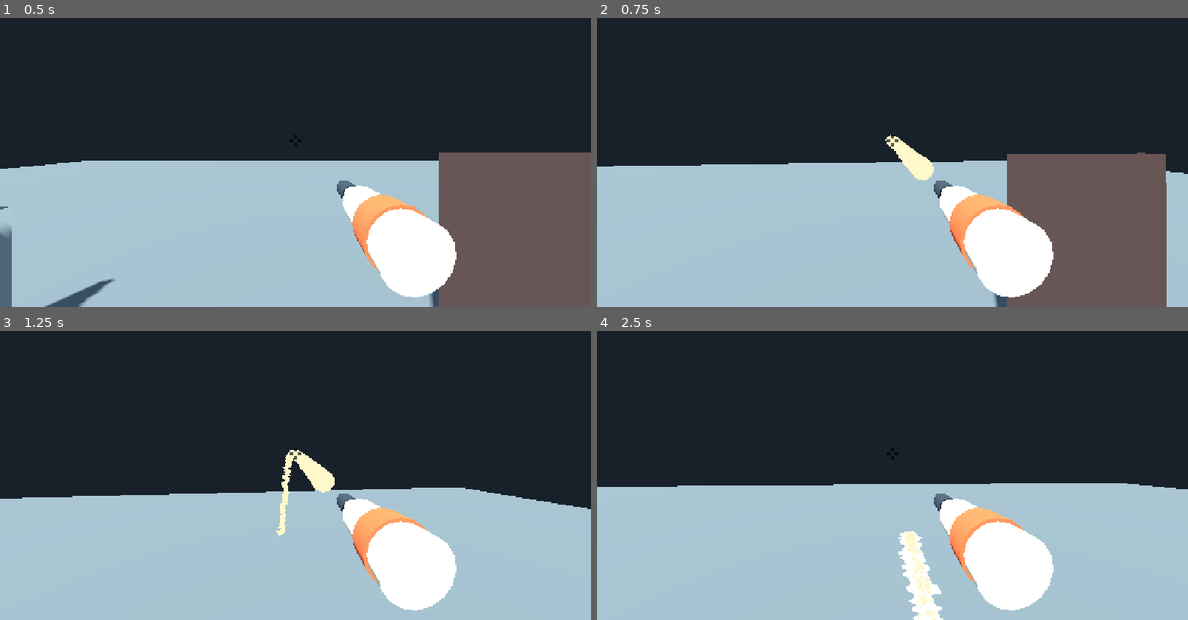
Above: before the commit, frames 1-4 (two rows, left to right).
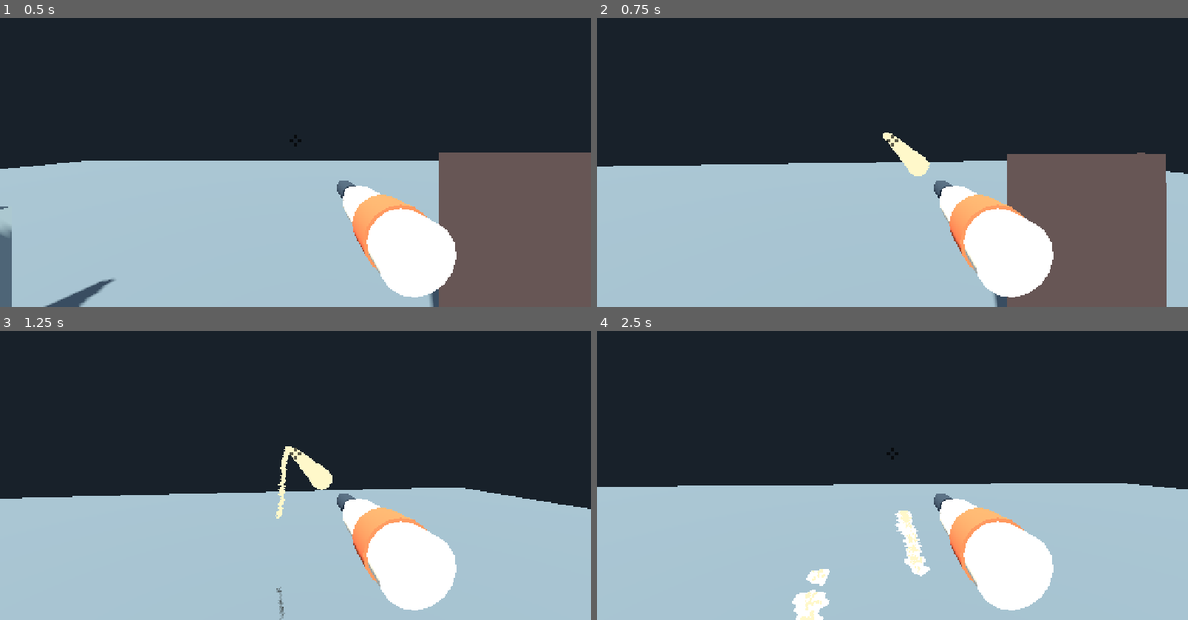
Above: after the commit, the same moments.

Repository: k3vin7/SauceIT-
Game: Godot game, scene res://main.tscn
Same seed, same stepped clock (60 frames per second), same inputs: the game is played once before the commit and once after it.
Inputs (mouse positions are in pixels of both pictures, inside the frame that each line leads up to):
- Up to frame 1 (0.5 s): no input
- Up to frame 2 (0.75 s): tap Enter at 0.5 s; move the mouse to (922, 139) at 0.52 s; press the mouse at (922, 139) at 0.53 s; hold W (move_forward) from 0.53 s (still down)
- Up to frame 3 (1.25 s): keep holding W (move_forward); tap Space (jump) at 0.77 s
- Up to frame 4 (2.5 s): keep holding W (move_forward); move the mouse to (862, 455) at 1.27 s; release the mouse at (862, 455) at 1.28 s; tap Shift (run) at 1.35 s; tap Space (jump) at 1.52 s; move the mouse to (904, 446) at 2.02 s; hold R (wipe_screen) from 2.03 s (still down)

Frame 1 is identical in both runs. In frame 2, 0.1% of the frame differs, in the area x 48-57%, y 39-57%; in frame 3, 0.5%; in frame 4, 1.8%, in the area x 33-59%, y 62-100%.

Commit message:
Send the stream out faster
extend_speed 7 -> 10 m/s, with the powered phase left where it was at
2.94 m. The tip is out at full stretch in 0.27 s instead of 0.38.

point_time_lifetime moves with it. The two of them both cut the powered
phase and whichever comes first wins, so they are kept matched at the
speed -- 2.94 m at 10 m/s is 0.294 s. Left at 0.42 the distance would
have cut first every time and the time limit would have been dead.

Two things come along that are worth knowing rather than tuning away.
Emission is extend_speed over point_spacing, so the strand carries half
again as many points: 156 a second becomes 222, and the frame goes from
1.77 ms to 2.39. And momentum carries further past the end of the
powered phase, so a level spray lands at 11.2 m rather than 9.1 -- the
range is where the pressure stops, not where the sauce does.

Claude-Session: https://claude.ai/code/session_015P14cRDTkxXpfq8Bum7Yfv

Diff:
--- a/scripts/mayo_prototype.gd
+++ b/scripts/mayo_prototype.gd
@@ -99,7 +99,7 @@
 
 @export_group("Mayo Stream — Reference Values")
 @export_range(0.2, 6.0, 0.01, "suffix:m") var stream_range := 2.94
-@export_range(0.5, 15.0, 0.1, "suffix:m/s") var extend_speed := 7.0
+@export_range(0.5, 15.0, 0.1, "suffix:m/s") var extend_speed := 10.0
 ## A tap keeps firing for at least this long. Emission is a couple of points a
 ## frame, so a click held for one frame put out two of them -- not enough to be
 ## a strand, or to leave anything but a dot.
@@ -114,7 +114,9 @@
 @export_range(0.025, 0.25, 0.005, "suffix:m") var point_spacing := 0.045
 @export_range(0.02, 0.2, 0.001, "suffix:m") var strand_thickness := 0.093
 @export_range(0.0, 0.5, 0.01, "suffix:m") var muzzle_forward_offset := 0.15
-@export_range(0.02, 1.5, 0.01, "suffix:s") var point_time_lifetime := 0.42
+## Matched to stream_range at extend_speed, so neither silently cuts first:
+## 2.94 m at 10 m/s is 0.294 s.
+@export_range(0.02, 1.5, 0.001, "suffix:s") var point_time_lifetime := 0.294
 @export var use_time_lifetime := true
 @export var use_distance_lifetime := true
 @export_range(0.0, 30.0, 0.1, "suffix:m/s²") var gravity_acceleration := 9.8
Not shown, changed: README.md
